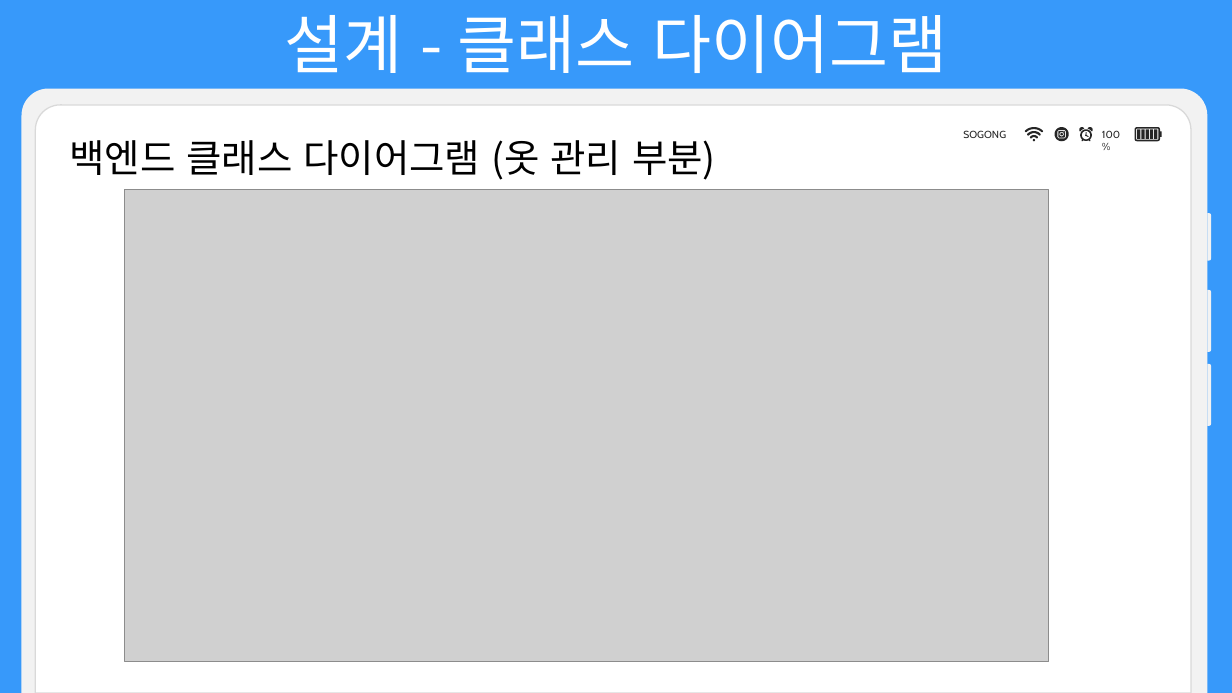
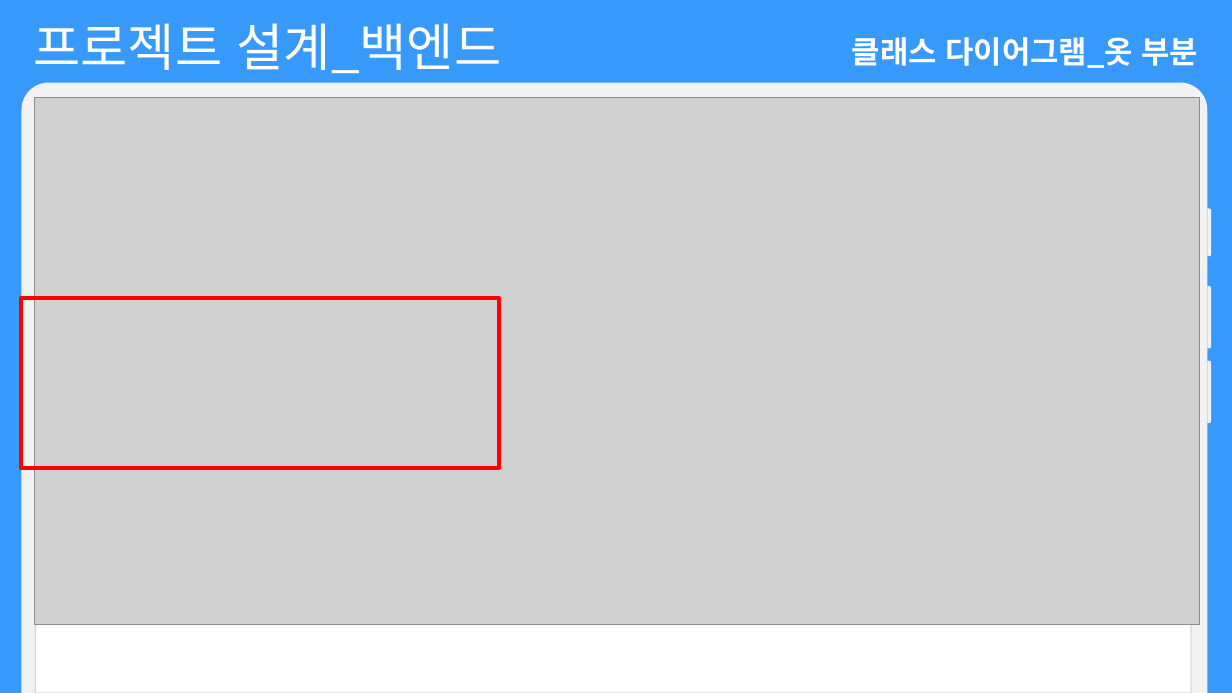
Before and after one commit to choign3123/SE_7, a slide deck: slide 34 of 발표/소프트웨어공학 발표_gn.pptx (slide 37 before the commit). Drawn at 1232x693 pixels with LibreOffice and Linux fonts; fonts in the diff are those of the drawing; grey boxes stand for pictures. Boxes give left, top, right and bottom in pixels: in the first picture for what was removed or moved away, otherwise in the second. Text is boxed around its words. In the diff, an @@ line names an element or a change of style, - is before the commit and + after.

```diff
--- a/발표/소프트웨어공학 발표_gn.pptx
+++ b/발표/소프트웨어공학 발표_gn.pptx
@@ text added at [34,23,502,73], 40 pt, text #FFFFFF @@
+프로젝트 설계_백엔드
@@ text at [852,37,1199,68]: text changed; size 50 to 24 pt; bold on @@
-설계 - 클래스 다이어그램
+클래스 다이어그램_옷 부분
@@ round same rect: place and size @@
-round same rect at [21,89,1207,693]
+round same rect at [21,82,1207,693]
@@ picture: place and size @@
-picture at [125,189,1049,662]
+picture at [34,97,1200,624]
@@ round same rect: place and size @@
-round same rect at [35,105,1191,693]
+round same rect at [35,99,1191,693]
@@ text removed at [69,140,716,180] @@
-백엔드 클래스 다이어그램 (옷 관리 부분)
@@ group removed at [963,128,1162,141]: 9 freeform shapes, 2 texts @@
-100%
-SOGONG
@@ 3 round same rects: place and size @@
-3 round same rects at [1208,213,1211,426]
+3 round same rects at [1208,208,1212,423]
@@ rectangle added at [21,298,499,469], outline #FF0000 3 pt @@
```
Also in this commit, not shown: 37 other slides changed, 20 slides added, 5 slides removed.
